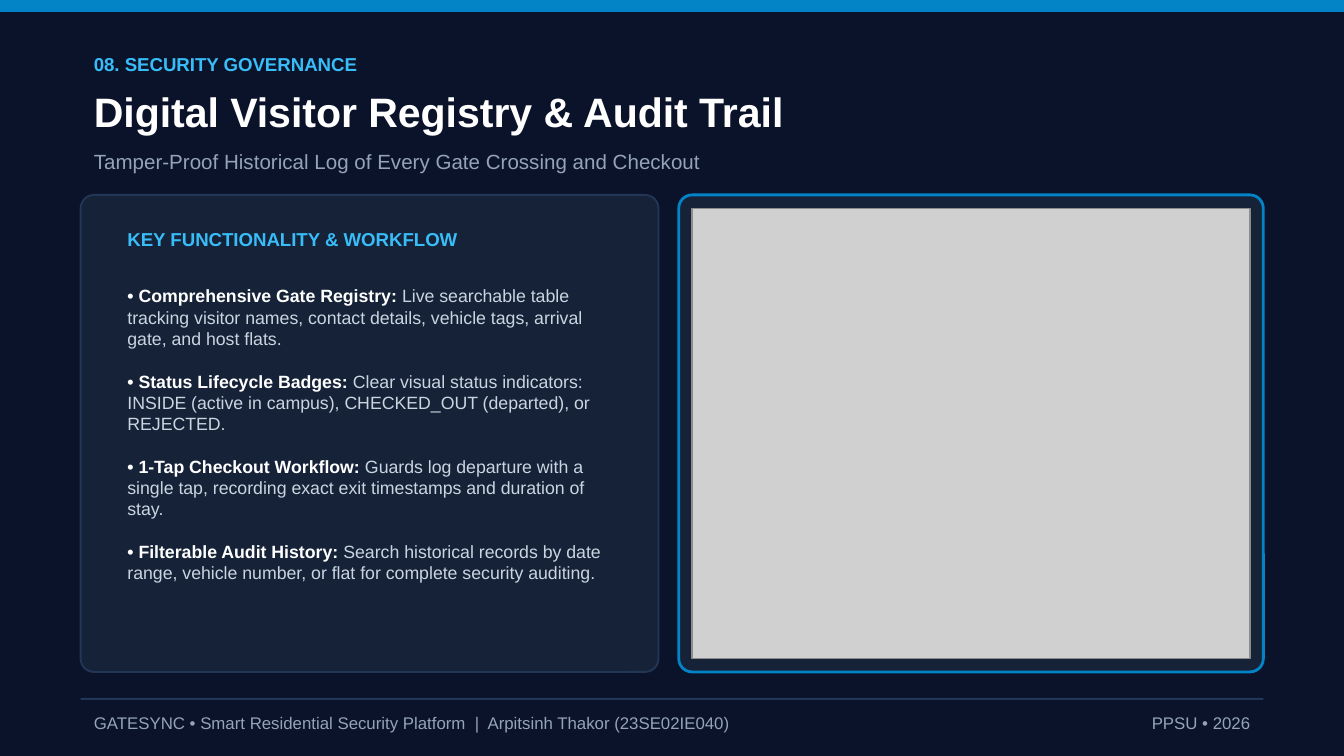
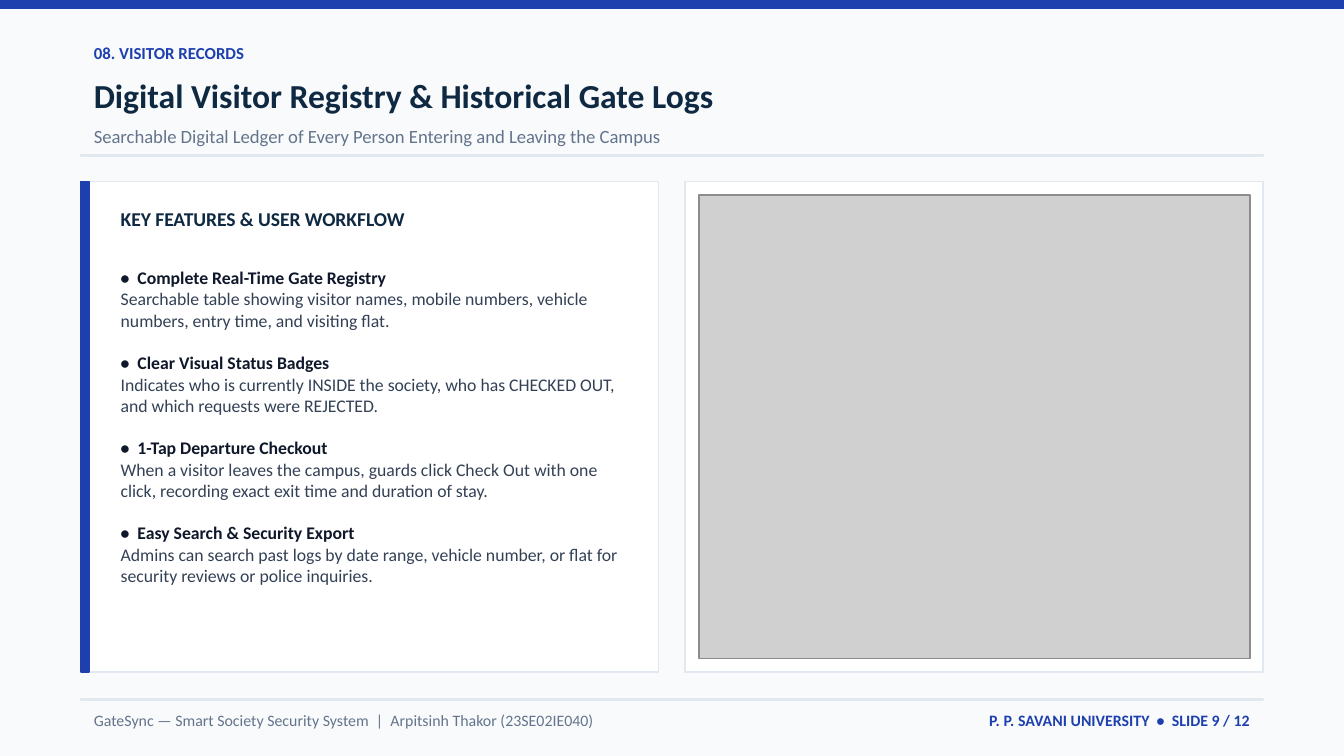
Before and after one commit to arpitthakor28/sms1, a slide deck: slide 9 of GateSync_Project_Presentation.pptx. Drawn at 1344x756 pixels with LibreOffice and Linux fonts; fonts in the diff are those of the drawing; grey boxes stand for pictures. Boxes give left, top, right and bottom in pixels: in the first picture for what was removed or moved away, otherwise in the second. Text is boxed around its words. In the diff, an @@ line names an element or a change of style, - is before the commit and + after.

Commit message:
Update presentation: human-made cold executive theme, B.Tech IT&E, valid PPTX and PDF

```diff
--- a/GateSync_Project_Presentation.pptx
+++ b/GateSync_Project_Presentation.pptx
@@ background #0B132B to #F8FAFC @@
@@ rectangle at bbox=[0, 0, 1344, 8]: fill #0284C7 to #1E40AF; outline #0284C7 1 pt to #1E40AF 1 pt @@
@@ text at bbox=[94, 47, 244, 59]: text changed; size 10 to 9 pt; font Arial to Calibri; text colour #38BDF8 to #1E40AF @@
-08. SECURITY GOVERNANCE
+08. VISITOR RECORDS
@@ text at bbox=[94, 84, 713, 114]: text changed; size 22 to 18 pt; font Arial to Calibri; text colour #FFFFFF to #0F2942 @@
-Digital Visitor Registry & Audit Trail
+Digital Visitor Registry & Historical Gate Logs
@@ text at bbox=[94, 130, 661, 146]: text changed; size 11 to 10 pt; font Arial to Calibri; text colour #94A3B8 to #64748B @@
-Tamper-Proof Historical Log of Every Gate Crossing and Checkout
+Searchable Digital Ledger of Every Person Entering and Leaving the Campus
@@ rectangle added at bbox=[81, 155, 1263, 156], fill #E2E8F0, outline #E2E8F0 1 pt @@
@@ rounded rectangle removed at bbox=[81, 195, 659, 672] @@
@@ rectangle added at bbox=[81, 181, 659, 672], fill #FFFFFF, outline #E2E8F0 1 pt @@
@@ rectangle added at bbox=[81, 181, 89, 672], fill #1E40AF, outline #1E40AF 1 pt @@
@@ rounded rectangle removed at bbox=[679, 195, 1263, 672] @@
@@ rectangle added at bbox=[685, 181, 1263, 672], fill #FFFFFF, outline #E2E8F0 1 pt @@
@@ picture: place and size @@
-picture at bbox=[692, 208, 1250, 659]
+picture at bbox=[699, 195, 1250, 659]
@@ text at bbox=[121, 213, 405, 226]: text changed; size 10 to 10.5 pt; font Arial to Calibri; text colour #38BDF8 to #0F2942 @@
-KEY FUNCTIONALITY & WORKFLOW
+KEY FEATURES & USER WORKFLOW
@@ text at bbox=[121, 271, 617, 585]: text changed; font Arial to Calibri; text colour #CBD5E1 to #334155 @@
-• Comprehensive Gate Registry: Live searchable table tracking visitor names, contact details, vehicle tags, arrival gate, and host flats.
-• Status Lifecycle Badges: Clear visual status indicators: INSIDE (active in campus), CHECKED_OUT (departed), or REJECTED.
-• 1-Tap Checkout Workflow: Guards log departure with a single tap, recording exact exit timestamps and duration of stay.
-• Filterable Audit History: Search historical records by date range, vehicle number, or flat for complete security auditing.
+• Complete Real-Time Gate Registry
+Searchable table showing visitor names, mobile numbers, vehicle numbers, entry time, and visiting flat.
+• Clear Visual Status Badges
+Indicates who is currently INSIDE the society, who has CHECKED OUT, and which requests were REJECTED.
+• 1-Tap Departure Checkout
+When a visitor leaves the campus, guards click Check Out with one click, recording exact exit time and duration of stay.
+• Easy Search & Security Export
+Admins can search past logs by date range, vehicle number, or flat for security reviews or police inquiries.
@@ line removed from (81, 699) to (1263, 699) @@
@@ rectangle added at bbox=[81, 699, 1263, 700], fill #E2E8F0, outline #E2E8F0 1 pt @@
@@ text at bbox=[94, 714, 593, 729]: text changed; size 9 to 8.5 pt; font Arial to Calibri; text colour #94A3B8 to #64748B @@
-GATESYNC • Smart Residential Security Platform | Arpitsinh Thakor (23SE02IE040)
+GateSync — Smart Society Security System | Arpitsinh Thakor (23SE02IE040)
@@ text added at bbox=[989, 715, 1250, 726], 8.5 pt, text #1E40AF, bold @@
+P. P. SAVANI UNIVERSITY • SLIDE 9 / 12
@@ text removed at bbox=[1152, 717, 1250, 729] @@
-PPSU • 2026
```
Also in this commit, not shown: 4 other slides changed, 7 slides added, 7 slides removed, 7 other files.
